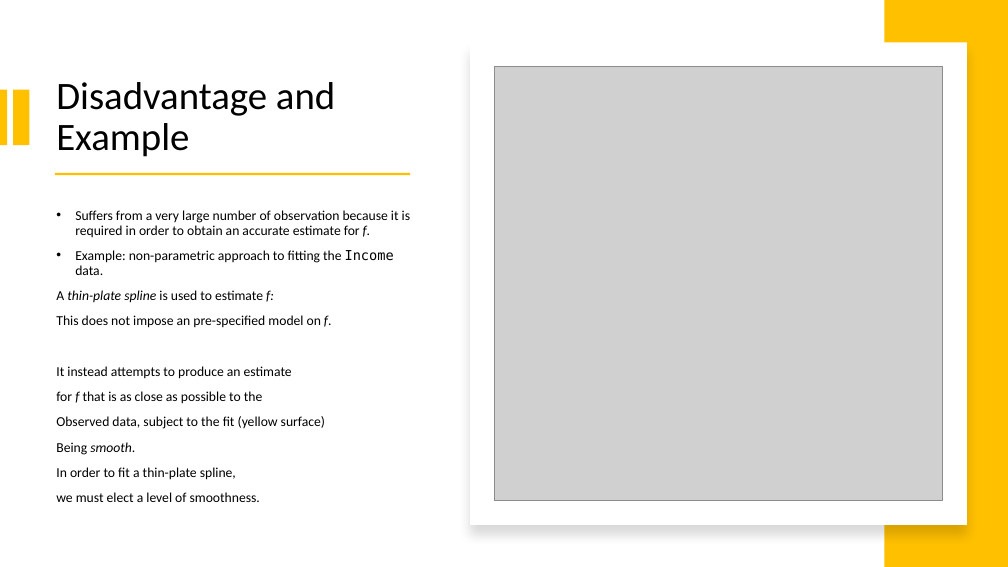
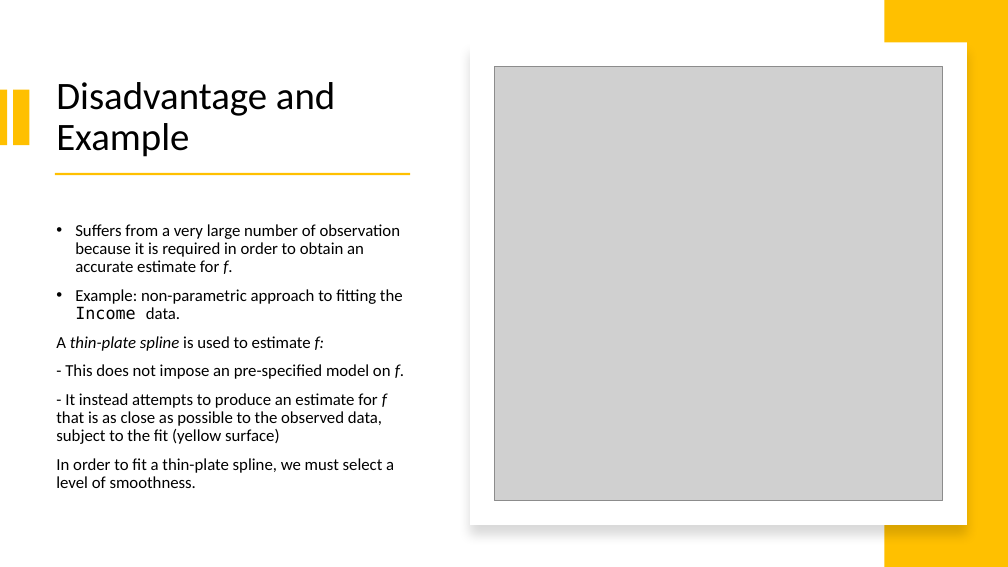
Before and after one commit to TseChapman/PresentationMaterials, a slide deck: slide 17 of Presentation Materials/Chapter 2/Chapter 2 Presentation.pptx (slide 16 before the commit). Drawn at 1008x567 pixels with LibreOffice and Linux fonts; fonts in the diff are those of the drawing; grey boxes stand for pictures. Boxes give left, top, right and bottom in pixels: in the first picture for what was removed or moved away, otherwise in the second. Text is boxed around its words. In the diff, an @@ line names an element or a change of style, - is before the commit and + after.

```diff
--- a/Presentation Materials/Chapter 2/Chapter 2 Presentation.pptx
+++ b/Presentation Materials/Chapter 2/Chapter 2 Presentation.pptx
@@ text at (56, 224, 403, 351): size 13 to 16 pt in "Suffers from a very large number of ...", "Example: non-parametric approach to fitting the Income ...", "A thin-plate spline is used to estimate ..." @@
@@ text at (56, 364, 404, 488): text changed; size 13 to 16 pt @@
-This does not impose an pre-specified model on f.
-It instead attempts to produce an estimate
-for f that is as close as possible to the
-Observed data, subject to the fit (yellow surface)
-Being smooth.
-In order to fit a thin-plate spline,
-we must elect a level of smoothness.
+- This does not impose an pre-specified model on f.
+- It instead attempts to produce an estimate for f that is as close as possible to the observed data, subject to the fit (yellow surface)
+In order to fit a thin-plate spline, we must select a level of smoothness.
```
Also in this commit, not shown: 8 other slides changed, 6 slides added, 3 slides removed, 5 other files.
